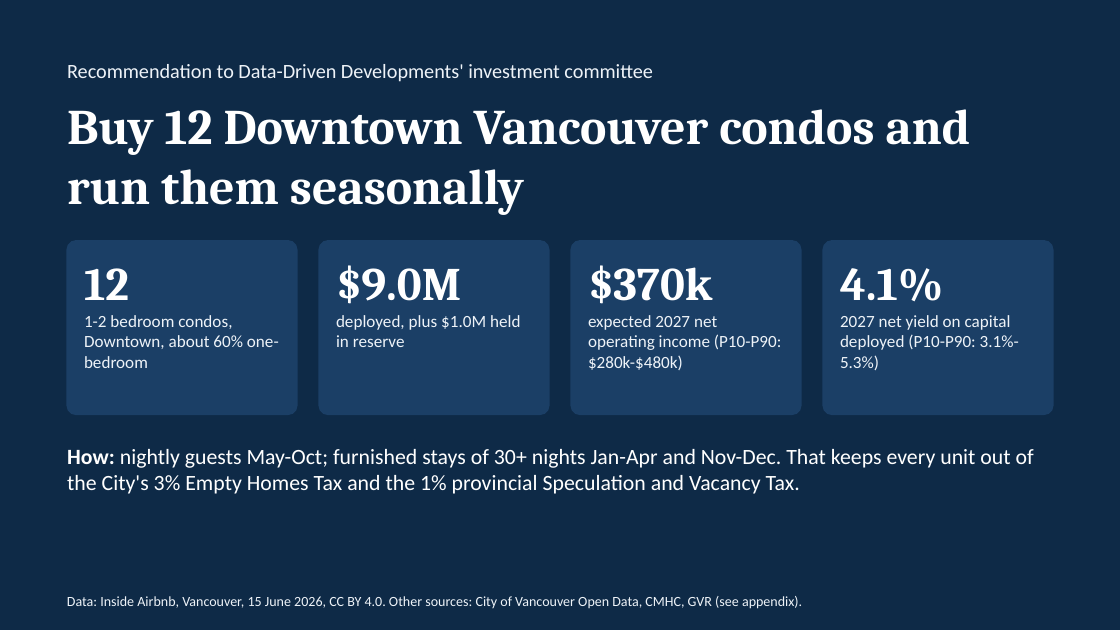
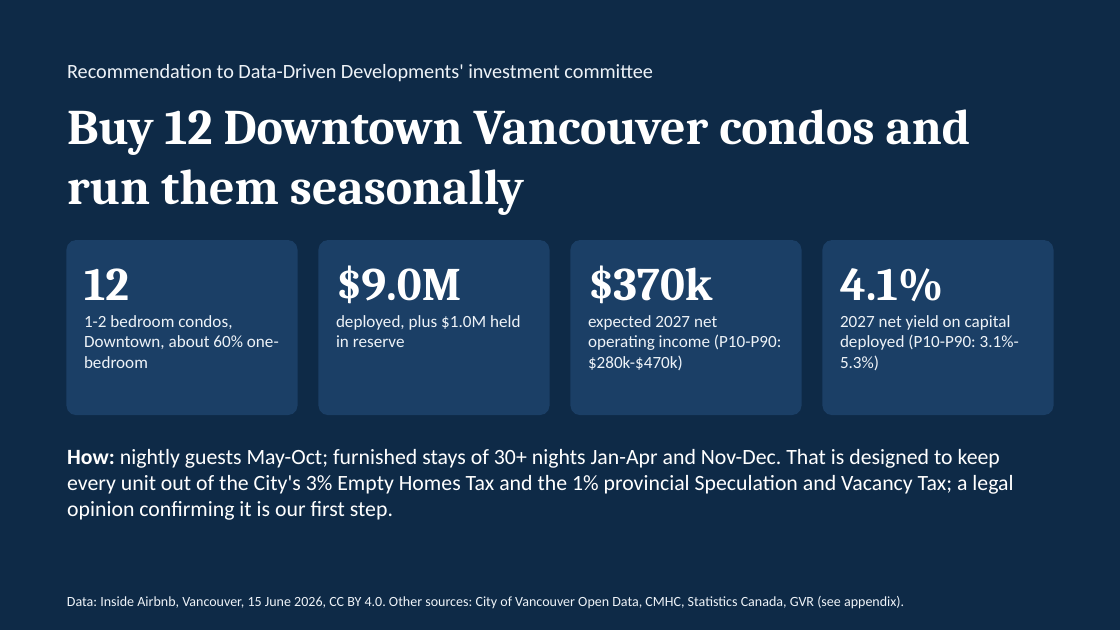
Before and after one commit to alexmdy/datajam2026, a slide deck: slide 1 of deck/DDD_DataJam2026_Pitch.pptx. Drawn at 1120x630 pixels with LibreOffice and Linux fonts; fonts in the diff are those of the drawing. Boxes give left, top, right and bottom in pixels: in the first picture for what was removed or moved away, otherwise in the second. Text is boxed around its words. In the diff, an @@ line names an element or a change of style, - is before the commit and + after.

```diff
--- a/deck/DDD_DataJam2026_Pitch.pptx
+++ b/deck/DDD_DataJam2026_Pitch.pptx
@@ text at (588, 315, 781, 370): text changed @@
-expected 2027 net operating income (P10-P90: $280k-$480k)
+expected 2027 net operating income (P10-P90: $280k-$470k)
@@ text at (67, 449, 1013, 520): text changed @@
-How: nightly guests May-Oct; furnished stays of 30+ nights Jan-Apr and Nov-Dec. That keeps every unit out of the City's 3% Empty Homes Tax and the 1% provincial Speculation and Vacancy Tax.
+How: nightly guests May-Oct; furnished stays of 30+ nights Jan-Apr and Nov-Dec. That is designed to keep every unit out of the City's 3% Empty Homes Tax and the 1% provincial Speculation and Vacancy Tax; a legal opinion confirming it is our first step.
@@ text at (67, 596, 904, 609): text changed @@
-Data: Inside Airbnb, Vancouver, 15 June 2026, CC BY 4.0. Other sources: City of Vancouver Open Data, CMHC, GVR (see appendix).
+Data: Inside Airbnb, Vancouver, 15 June 2026, CC BY 4.0. Other sources: City of Vancouver Open Data, CMHC, Statistics Canada, GVR (see appendix).
```
Also in this commit, not shown: 14 other slides changed, 33 other files.
